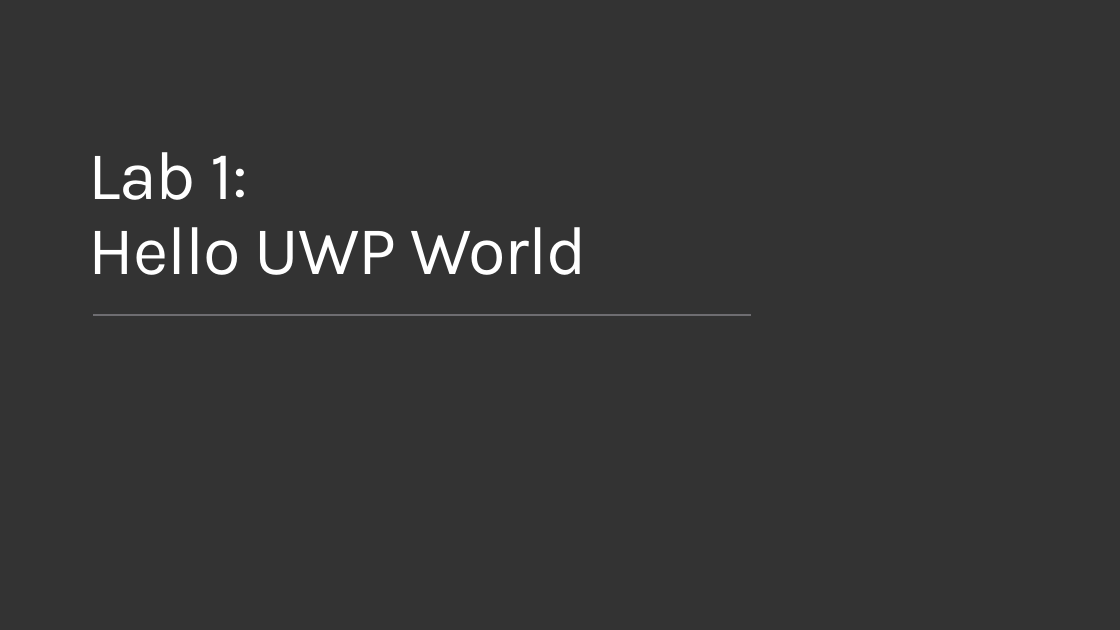
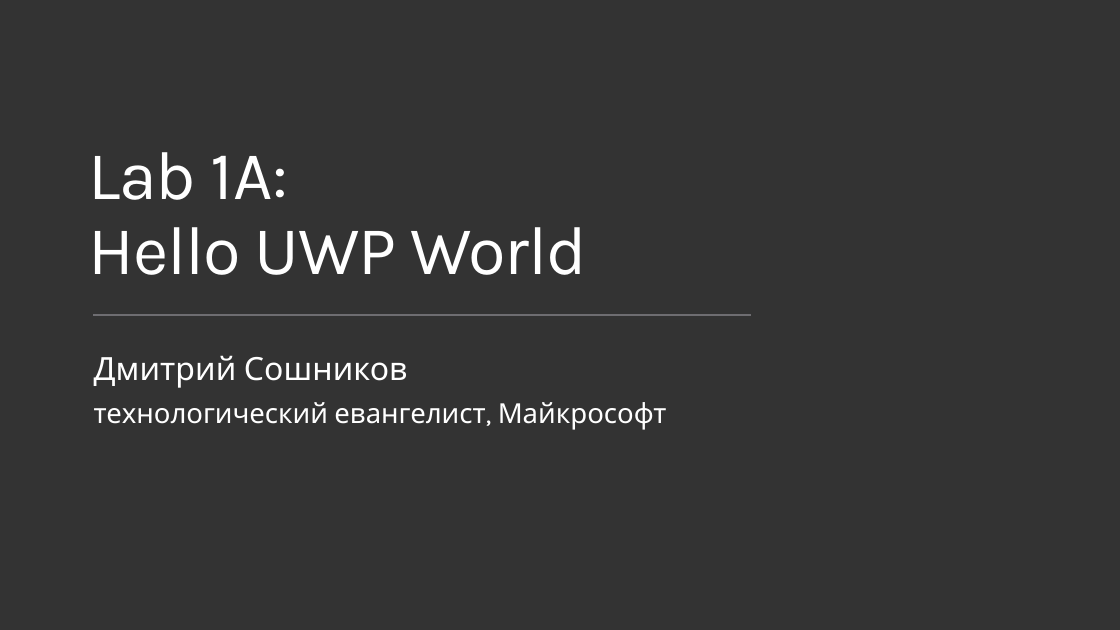
Before and after one commit to evangelism/WinDevWorkshop, a slide deck: slide 9 of !RU 01. Introduction/01. Intro to UWP.pptx. Drawn at 1120x630 pixels with LibreOffice and Linux fonts; fonts in the diff are those of the drawing; background and template pictures are left out. Boxes give left, top, right and bottom in pixels: in the first picture for what was removed or moved away, otherwise in the second. Text is boxed around its words. In the diff, an @@ line names an element or a change of style, - is before the commit and + after.

```diff
--- a/!RU 01. Introduction/01. Intro to UWP.pptx
+++ b/!RU 01. Introduction/01. Intro to UWP.pptx
@@ title at (88,152,587,275): text changed @@
-Lab 1:
-Hello UWP World
+Lab 1A:
+Hello UWP World
@@ text added at (94,355,408,388), 27.4 pt, text #FFFFFF @@
+Дмитрий Сошников
@@ text added at (94,402,667,430), 23.5 pt, text #FFFFFF @@
+технологический евангелист, Майкрософт
```
Also in this commit, not shown: 8 other slides changed, 2 slides added, 2 slides removed, 1 other file.
